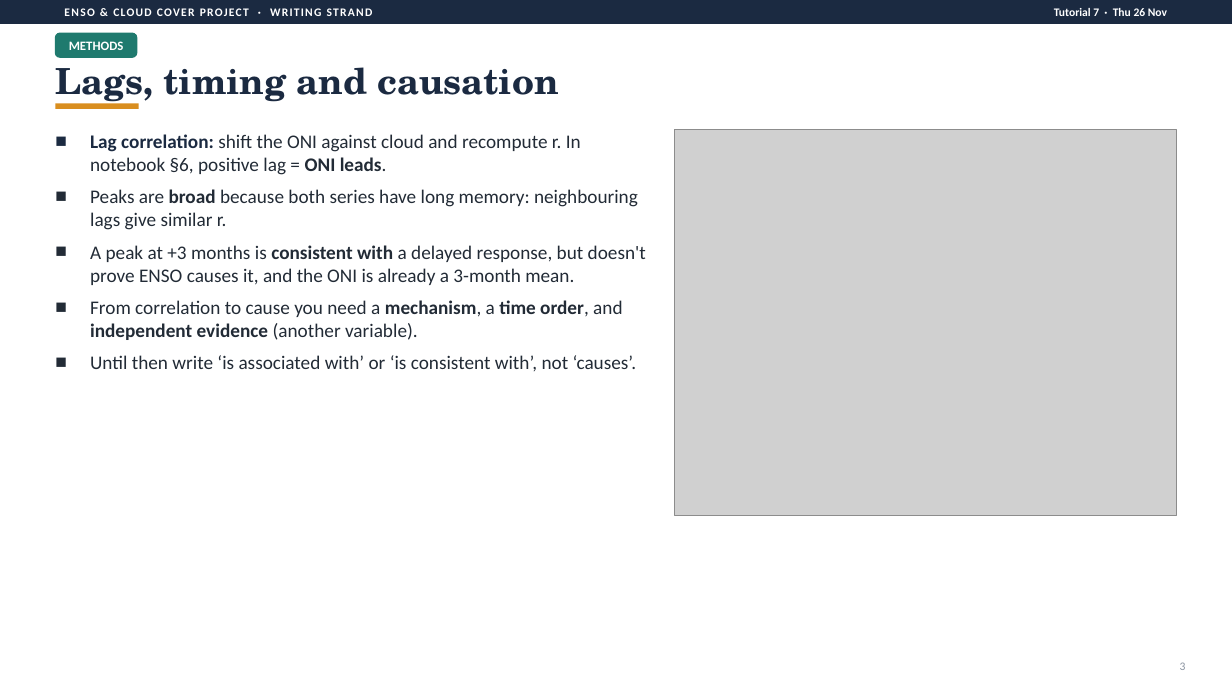
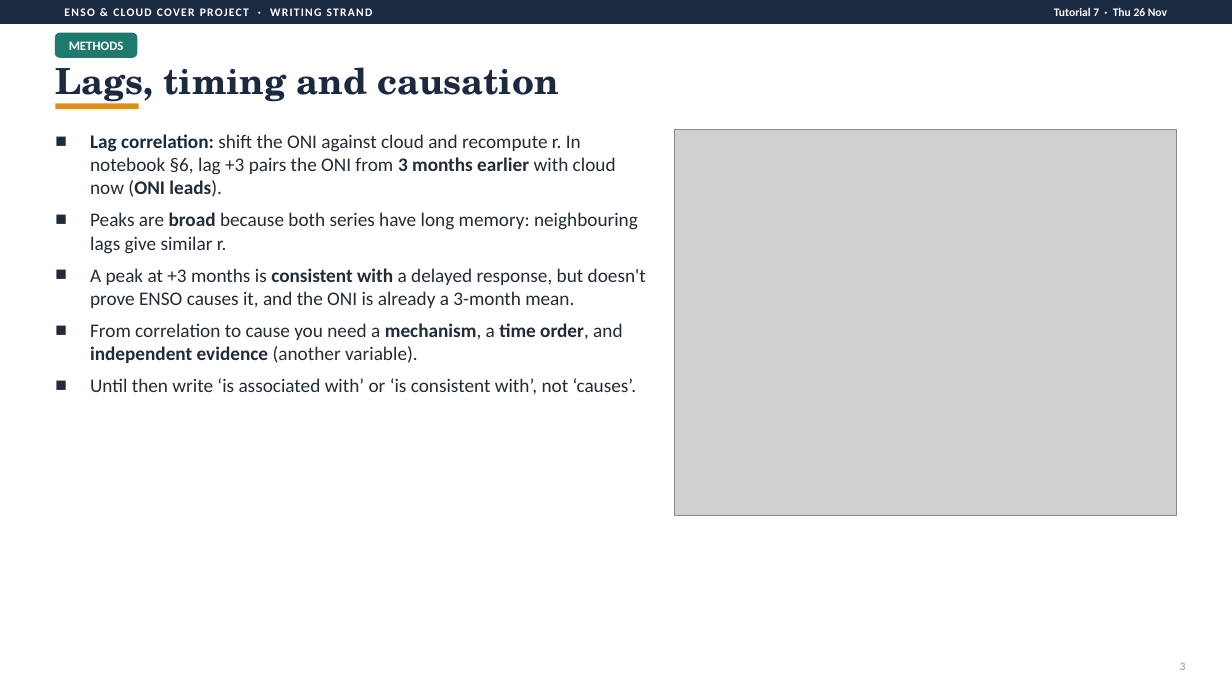
Before and after one commit to UoM-maul1609/tutorial-schedule-1, a slide deck: slide 3 of analyses-project/guidance/W7_Discussion_and_conclusion.pptx. Drawn at 1232x693 pixels with LibreOffice and Linux fonts; fonts in the diff are those of the drawing; grey boxes stand for pictures. Boxes give left, top, right and bottom in pixels: in the first picture for what was removed or moved away, otherwise in the second. Text is boxed around its words. In the diff, an @@ line names an element or a change of style, - is before the commit and + after.

```diff
--- a/analyses-project/guidance/W7_Discussion_and_conclusion.pptx
+++ b/analyses-project/guidance/W7_Discussion_and_conclusion.pptx
@@ text at box(90, 134, 616, 197): text changed @@
-■ Lag correlation: shift the ONI against cloud and recompute r. In notebook §6, positive lag = ONI leads.
+■ Lag correlation: shift the ONI against cloud and recompute r. In notebook §6, lag +3 pairs the ONI from 3 months earlier with cloud now (ONI leads).
```
Also in this commit, not shown: 9 other files.
